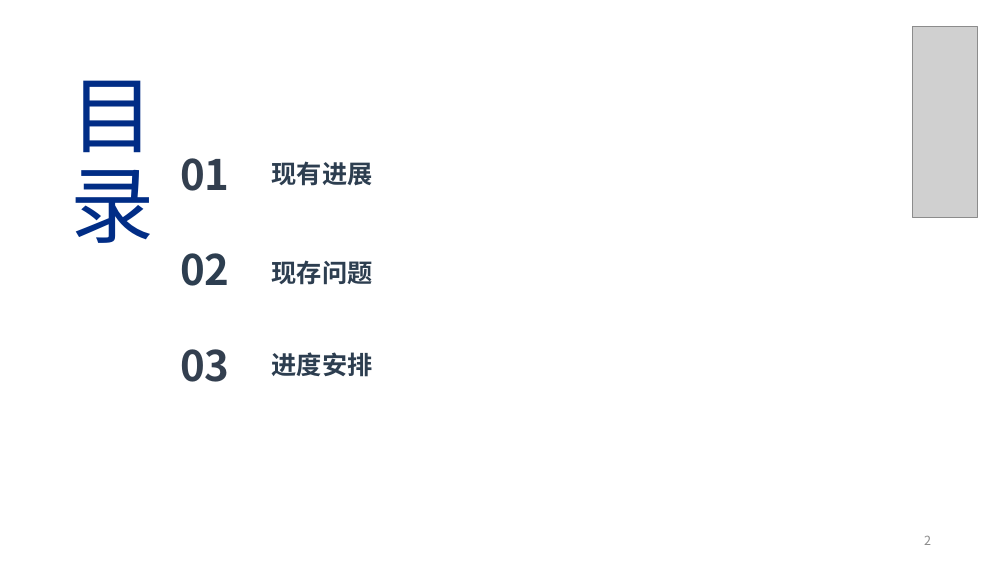
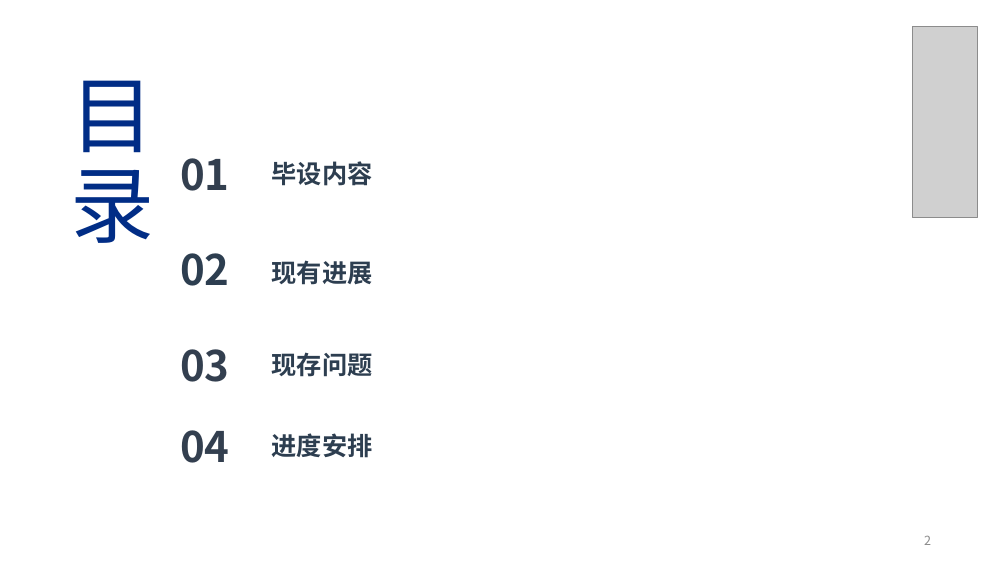
Before and after one commit to BIT-CWH/UndergraduateGraduationProject-2024-BIT-CWH, a slide deck: slide 2 of 中期报告-04-08.pptx. Drawn at 1008x567 pixels with LibreOffice and Linux fonts; fonts in the diff are those of the drawing; grey boxes stand for pictures; background and template pictures are left out. Boxes give left, top, right and bottom in pixels: in the first picture for what was removed or moved away, otherwise in the second. Text is boxed around its words. In the diff, an @@ line names an element or a change of style, - is before the commit and + after.

```diff
--- a/中期报告-04-08.pptx
+++ b/中期报告-04-08.pptx
@@ text at [272,161,373,186]: text changed @@
-现有进展
+毕设内容
@@ text at [272,260,373,285]: text changed @@
-现存问题
+现有进展
@@ text added at [272,352,373,377], 24 pt, text #2D3E50, bold @@
+现存问题
@@ text added at [180,430,230,463], 40 pt, text #333F50, bold @@
+04
@@ text "进度安排": place and size @@
-text "进度安排" at [272,352,373,377]
+text "进度安排" at [272,433,373,458]
```
Also in this commit, not shown: 6 other slides changed, 2 slides added, 2 other files.
